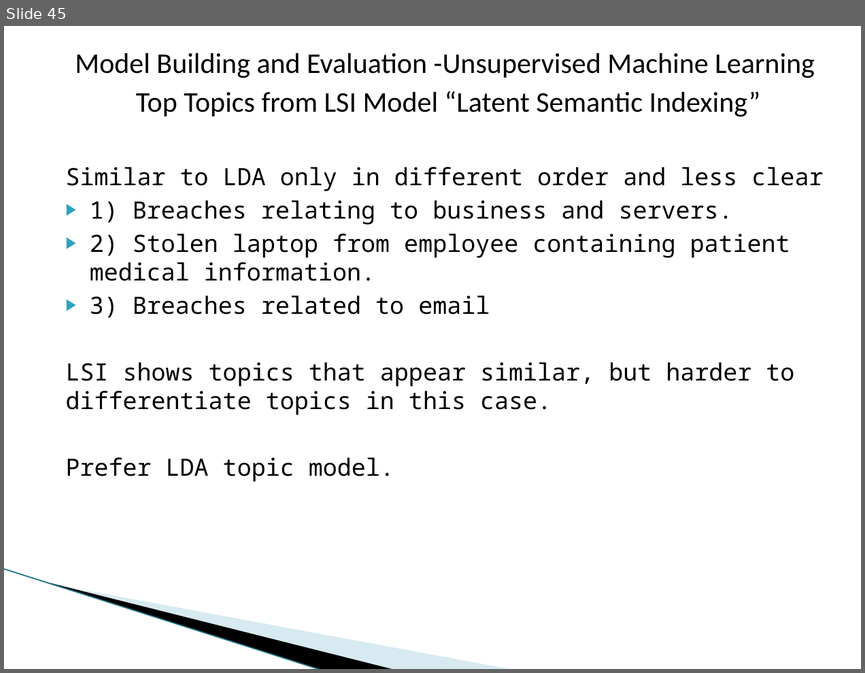
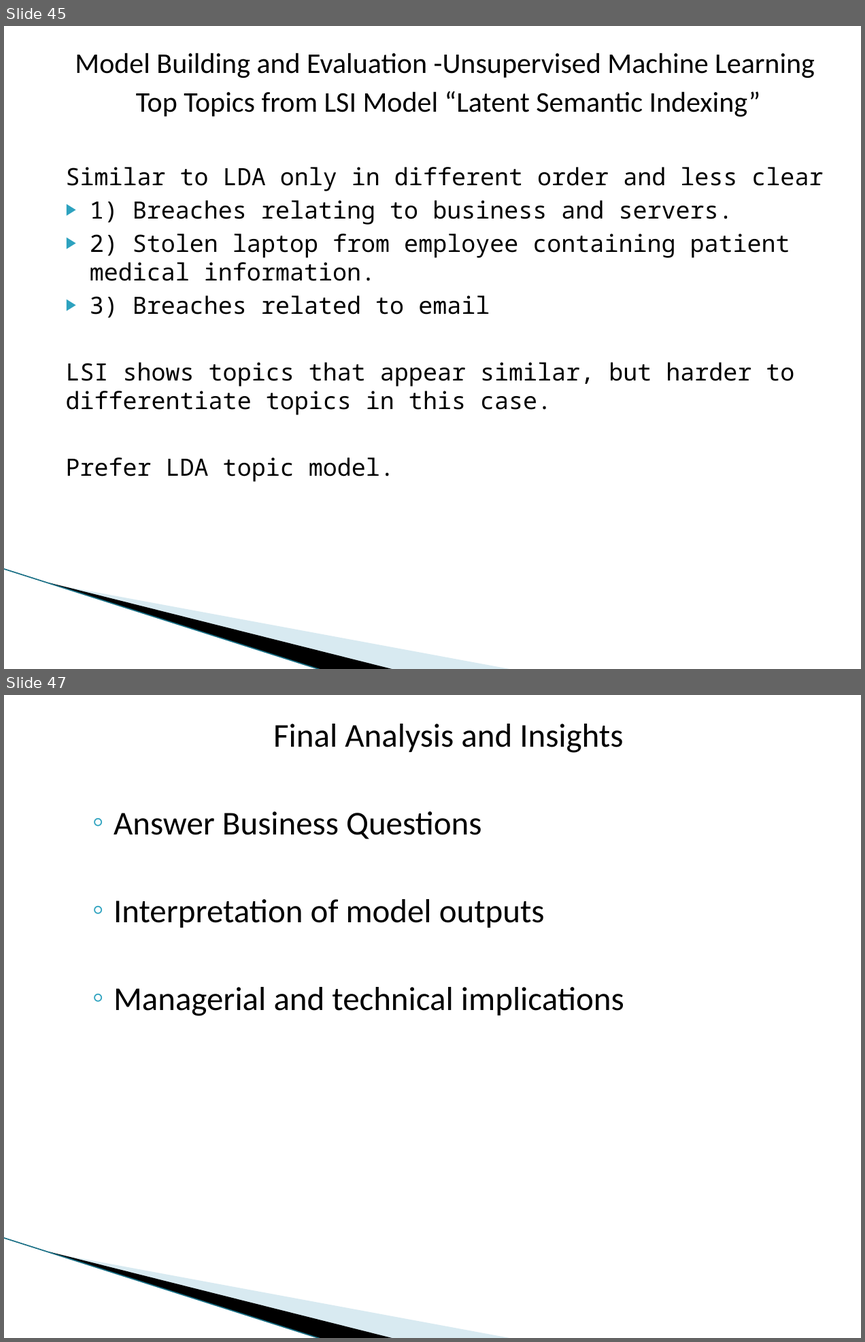
Before and after one commit to dmrod01/Capstone, a slide deck: Final Analysis - Data Capstone Project - Data Breaches.pptx. Shown one above the other, each under a label of ours: slide 45 before the commit, slides 45 and 47 after it; the slides between them are not shown. The pictures are 865x673 and 865x1342 pixels, drawn with LibreOffice and Linux fonts; fonts in the diff are those of the drawing; background and template pictures are left out. Boxes give left, top, right and bottom in pixels: in the first picture for what was removed or moved away, otherwise in the second. Text is boxed around its words. In the diff, an @@ line names an element or a change of style, - is before the commit and + after.

```diff
--- a/Final Analysis - Data Capstone Project - Data Breaches.pptx
+++ b/Final Analysis - Data Capstone Project - Data Breaches.pptx
@@ slide 47 added at <box>4,695,861,1338</box>, background #FFFFFF; not listed: 3 template elements that a slide beside it also shows @@
@@ text added at <box>113,724,624,1016</box>, 28 pt, text #000000 @@
+Final Analysis and Insights
+  ◦ Answer Business Questions
+  ◦ Interpretation of model outputs
+  ◦ Managerial and technical implications
```
Also in this commit, not shown: 1 slide changed, 22 other slides added, 2 other files.
